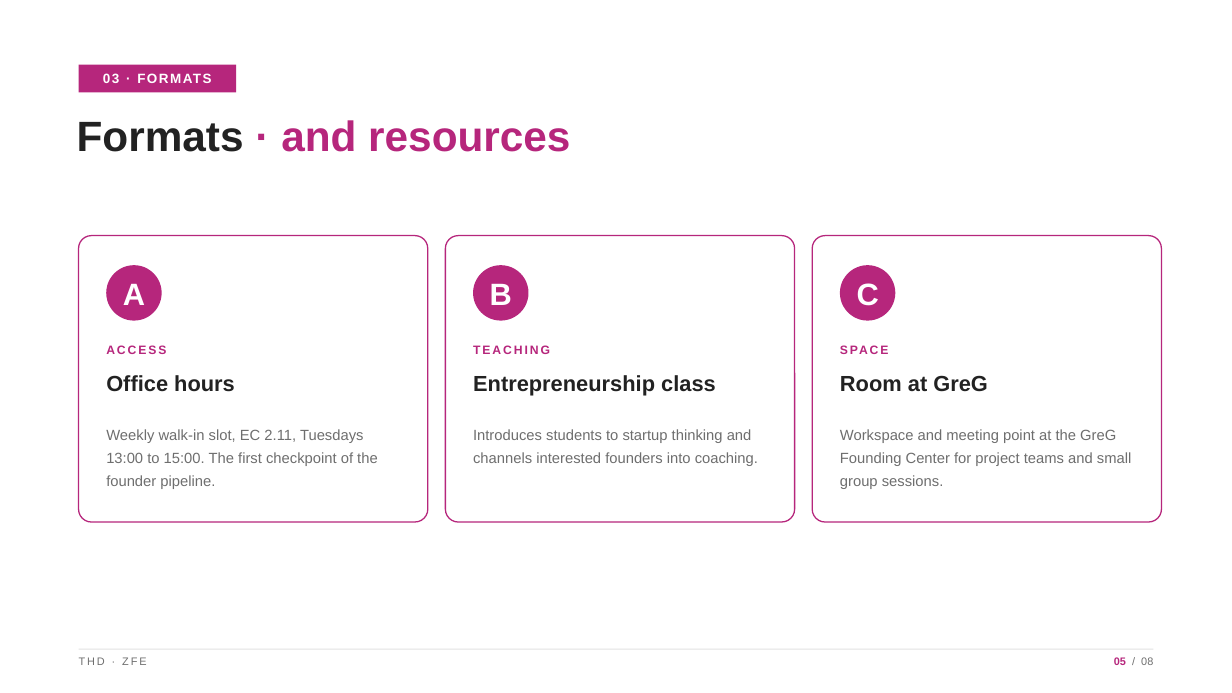
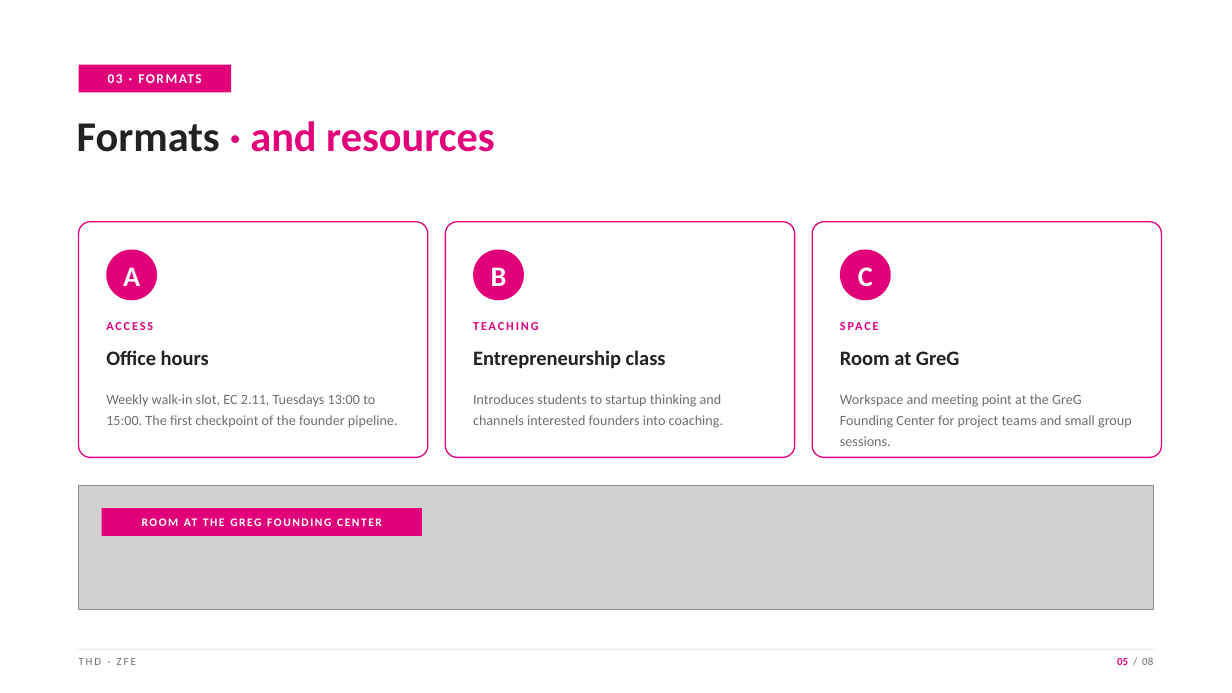
Before and after one commit to MohdAbuRezeq/angrybirds, a slide deck: slide 5 of presentation/ECRI_Faculty_Board_Briefing_ZfE.pptx. Drawn at 1232x693 pixels with LibreOffice and Linux fonts; fonts in the diff are those of the drawing; grey boxes stand for pictures. Boxes give left, top, right and bottom in pixels: in the first picture for what was removed or moved away, otherwise in the second. Text is boxed around its words. In the diff, an @@ line names an element or a change of style, - is before the commit and + after.

```diff
--- a/presentation/ECRI_Faculty_Board_Briefing_ZfE.pptx
+++ b/presentation/ECRI_Faculty_Board_Briefing_ZfE.pptx
@@ text "03 · FORMATS" at (79,65,231,92): font Arial to Calibri @@
@@ rectangle: place and size @@
-rectangle at (79,65,237,92)
+rectangle at (79,65,231,92)
@@ text "Formats · and resources" at (77,121,494,152): font Arial to Calibri; text colour #B6267C to #E2007A in "· and resources" @@
@@ rounded rectangle: place and size @@
-rounded rectangle at (79,236,428,522)
+rounded rectangle at (79,222,428,457)
@@ rounded rectangle: place and size @@
-rounded rectangle at (445,236,795,522)
+rounded rectangle at (445,222,795,457)
@@ outline #B6267C 1 pt to #E2007A 1 pt; proportions changed in 3 elements at (79,222,428,457), (445,222,795,457), (812,222,1162,457) @@
@@ rounded rectangle: place and size @@
-rounded rectangle at (812,236,1162,522)
+rounded rectangle at (812,222,1162,457)
@@ size 24 to 22 pt, font Arial to Calibri in 3 elements at (858,267,873,287), (491,267,507,286), (123,267,140,286) @@
@@ text "A": place and size @@
-text "A" at (123,283,145,305)
+text "A" at (123,267,140,286)
@@ fill #B6267C to #E2007A in 4 elements at (79,65,231,92), (473,250,524,300), (840,250,891,300), (106,250,157,300) @@
@@ ellipse: place and size @@
-ellipse at (106,265,162,321)
+ellipse at (106,250,157,300)
@@ text "B": place and size @@
-text "B" at (490,283,512,305)
+text "B" at (491,267,507,286)
@@ ellipse: place and size @@
-ellipse at (473,265,529,321)
+ellipse at (473,250,524,300)
@@ text "C": place and size @@
-text "C" at (857,283,879,306)
+text "C" at (858,267,873,287)
@@ ellipse: place and size @@
-ellipse at (840,265,896,321)
+ellipse at (840,250,891,300)
@@ 3 texts: place and size @@
-3 texts at (106,342,1134,370)
+3 texts at (106,319,1134,347)
@@ font Arial to Calibri, text colour #B6267C to #E2007A in 3 elements at (106,322,153,330), (473,322,539,330), (840,319,1134,347) @@
@@ text "Office hours": place and size @@
-text "Office hours" at (106,375,235,392)
+text "Office hours" at (106,350,209,365)
@@ text "Entrepreneurship class": place and size @@
-text "Entrepreneurship class" at (473,375,716,396)
+text "Entrepreneurship class" at (473,350,666,369)
@@ size 17 to 16 pt, font Arial to Calibri in 3 elements at (106,350,209,365), (473,350,666,369), (840,351,959,365) @@
@@ text "Room at GreG": place and size @@
-text "Room at GreG" at (840,375,988,392)
+text "Room at GreG" at (840,351,959,365)
@@ text "Weekly walk-in slot, EC 2.11, ...": place and size @@
-text "Weekly walk-in slot, EC 2.11, ..." at (106,429,378,489)
+text "Weekly walk-in slot, EC 2.11, ..." at (106,394,398,427)
@@ text "Introduces students to startup thinking ...": place and size @@
-text "Introduces students to startup thinking ..." at (473,429,758,466)
+text "Introduces students to startup thinking ..." at (473,394,723,428)
@@ size 11.5 to 11 pt, font Arial to Calibri; line spacing 1.3 to 1.25 in 3 elements at (106,394,398,427), (473,394,723,428), (840,394,1132,446) @@
@@ text "Workspace and meeting point at ...": place and size @@
-text "Workspace and meeting point at ..." at (840,429,1131,489)
+text "Workspace and meeting point at ..." at (840,394,1132,446)
@@ picture added at (79,485,1153,610) @@
@@ rectangle added at (102,508,422,536), fill #E2007A @@
@@ text added at (184,518,197,526), 9 pt, text #FFFFFF, bold @@
+ROOM AT THE GREG FOUNDING CENTER
@@ text "THD · ZFE" at (79,658,136,665): font Arial to Calibri @@
@@ text "05 / 08" at (1117,657,1153,665): font Arial to Calibri; text colour #B6267C to #E2007A in "05" @@
```
Also in this commit, not shown: 7 other slides changed, 1 other file.
